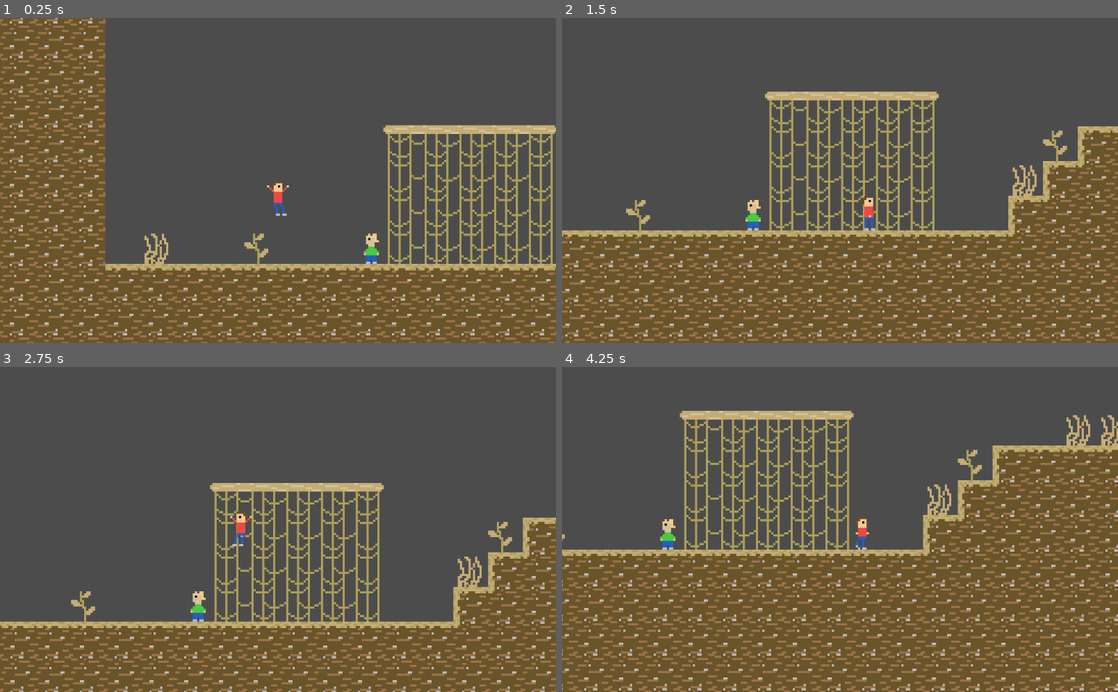
Above: before the commit, frames 1-4 (two rows, left to right).
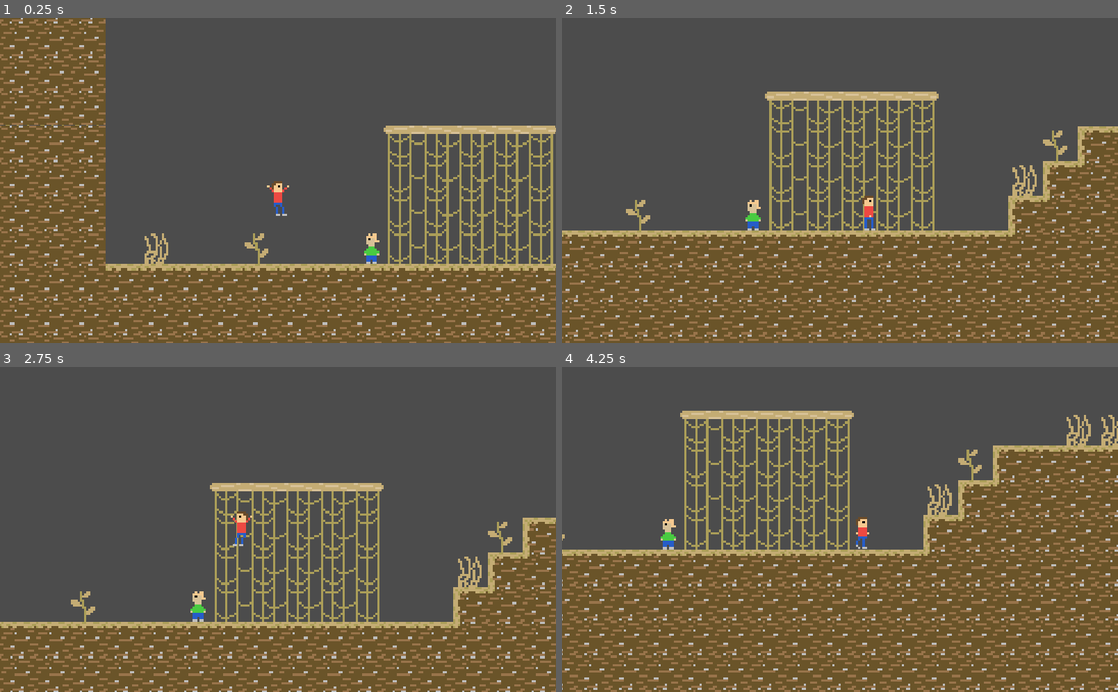
Above: after the commit, the same moments.

Repository: DucksAreMammals/WaterCollector
Game: Godot game, scene res://Scenes/Level.tscn
Two runs of this game, one before a commit and one after it. Both use one fixed random seed, a clock stepped at 60 frames per second and the inputs below.
Inputs:
- Up to frame 1 (0.25 s): no input
- Up to frame 2 (1.5 s): hold X (run) 0.53-1.28 s; hold Right (right) from 0.53 s (still down); tap C (jump) at 0.77, 0.8, 1.07, 1.35 s
- Up to frame 3 (2.75 s): tap C (jump) at 1.52, 1.82, 2.3 s; tap X (run) at 1.55 s; release Right (right) at 2.03 s; hold Left (left) from 2.03 s (still down); hold X (run) from 2.03 s (still down)
- Up to frame 4 (4.25 s): release Left (left) at 2.78 s; release X (run) at 2.78 s; hold Right (right) from 2.78 s (still down); tap X (run) at 2.85 s; tap C (jump) at 3.02, 3.32 s; hold C (jump) from 3.53 s (still down)

The runs differ from the first frame. In frame 1, 2.4% of the frame differs, in the area x 0-100%, y 0-100%; in frame 2, 2.1%; in frame 3, 1.8%; in frame 4, 5.4%, in the area x 0-100%, y 13-100%.

Commit message:
Added NPC text box animation

Diff:
--- /dev/null
+++ b/Animation/textin.tres
@@ -0,0 +1,53 @@
+[gd_resource type="Animation" format=2]
+
+[resource]
+resource_name = "in"
+length = 0.5
+tracks/0/type = "value"
+tracks/0/path = NodePath(".:rect_position")
+tracks/0/interp = 1
+tracks/0/loop_wrap = true
+tracks/0/imported = false
+tracks/0/enabled = true
+tracks/0/keys = {
+"times": PoolRealArray( 0, 0.5 ),
+"transitions": PoolRealArray( -2, -2 ),
+"update": 0,
+"values": [ Vector2( -180, -150 ), Vector2( 0, 0 ) ]
+}
+tracks/1/type = "value"
+tracks/1/path = NodePath(".:rect_scale")
+tracks/1/interp = 1
+tracks/1/loop_wrap = true
+tracks/1/imported = false
+tracks/1/enabled = true
+tracks/1/keys = {
+"times": PoolRealArray( 0, 0.5 ),
+"transitions": PoolRealArray( -2, -2 ),
+"update": 0,
+"values": [ Vector2( 1, 1 ), Vector2( 0, 0 ) ]
+}
+tracks/2/type = "value"
+tracks/2/path = NodePath(".:rect_rotation")
+tracks/2/interp = 1
+tracks/2/loop_wrap = true
+tracks/2/imported = false
+tracks/2/enabled = true
+tracks/2/keys = {
+"times": PoolRealArray( 0, 0.5 ),
+"transitions": PoolRealArray( -2, -2 ),
+"update": 0,
+"values": [ 0.0, -90.0 ]
+}
+tracks/3/type = "value"
+tracks/3/path = NodePath(".:visible")
+tracks/3/interp = 1
+tracks/3/loop_wrap = true
+tracks/3/imported = false
+tracks/3/enabled = true
+tracks/3/keys = {
+"times": PoolRealArray( 0.5 ),
+"transitions": PoolRealArray( 1 ),
+"update": 1,
+"values": [ false ]
+}
--- /dev/null
+++ b/Animation/textout.tres
@@ -0,0 +1,53 @@
+[gd_resource type="Animation" format=2]
+
+[resource]
+resource_name = "out"
+length = 0.5
+tracks/0/type = "value"
+tracks/0/path = NodePath(".:rect_position")
+tracks/0/interp = 1
+tracks/0/loop_wrap = true
+tracks/0/imported = false
+tracks/0/enabled = true
+tracks/0/keys = {
+"times": PoolRealArray( 0, 0.5 ),
+"transitions": PoolRealArray( -2, -2 ),
+"update": 0,
+"values": [ Vector2( 0, 0 ), Vector2( -180, -150 ) ]
+}
+tracks/1/type = "value"
+tracks/1/path = NodePath(".:rect_rotation")
+tracks/1/interp = 1
+tracks/1/loop_wrap = true
+tracks/1/imported = false
+tracks/1/enabled = true
+tracks/1/keys = {
+"times": PoolRealArray( 0, 0.5 ),
+"transitions": PoolRealArray( -2, -2 ),
+"update": 0,
+"values": [ -90.0, 0.0 ]
+}
+tracks/2/type = "value"
+tracks/2/path = NodePath(".:rect_scale")
+tracks/2/interp = 1
+tracks/2/loop_wrap = true
+tracks/2/imported = false
+tracks/2/enabled = true
+tracks/2/keys = {
+"times": PoolRealArray( 0, 0.5 ),
+"transitions": PoolRealArray( -2, -2 ),
+"update": 0,
+"values": [ Vector2( 0, 0 ), Vector2( 1, 1 ) ]
+}
+tracks/3/type = "value"
+tracks/3/path = NodePath(".:visible")
+tracks/3/interp = 1
+tracks/3/loop_wrap = true
+tracks/3/imported = false
+tracks/3/enabled = true
+tracks/3/keys = {
+"times": PoolRealArray( 0 ),
+"transitions": PoolRealArray( 1 ),
+"update": 1,
+"values": [ true ]
+}
--- a/Scenes/Level.tscn
+++ b/Scenes/Level.tscn
@@ -9,6 +9,7 @@
 extents = Vector2( 4.94978, 57.3535 )
 
 [node name="Node2D" type="Node2D"]
+position = Vector2( 1, 0 )
 
 [node name="TileMap" type="TileMap" parent="."]
 scale = Vector2( 4, 4 )
--- a/Scenes/NPC.tscn
+++ b/Scenes/NPC.tscn
@@ -1,7 +1,9 @@
-[gd_scene load_steps=4 format=2]
+[gd_scene load_steps=6 format=2]
 
 [ext_resource path="res://Sprites/NPC.png" type="Texture" id=1]
 [ext_resource path="res://Scripts/NPC.gd" type="Script" id=2]
+[ext_resource path="res://Animation/textout.tres" type="Animation" id=3]
+[ext_resource path="res://Animation/textin.tres" type="Animation" id=4]
 
 [sub_resource type="RectangleShape2D" id=1]
 extents = Vector2( 48, 28 )
@@ -22,10 +24,12 @@
 [node name="TextBox" type="ColorRect" parent="."]
 visible = false
 self_modulate = Color( 0, 0, 0, 1 )
-margin_left = -176.0
-margin_top = -136.0
-margin_right = 40.0
-margin_bottom = -32.0
+margin_left = -165.6
+margin_top = -138.0
+margin_right = 50.4
+margin_bottom = -34.0
+rect_rotation = -7.2
+rect_scale = Vector2( 0.92, 0.92 )
 __meta__ = {
 "_edit_use_anchors_": false
 }
@@ -41,5 +45,10 @@
 "_edit_use_anchors_": false
 }
 
+[node name="AnimationPlayer" type="AnimationPlayer" parent="."]
+root_node = NodePath("../TextBox")
+anims/in = ExtResource( 4 )
+anims/out = ExtResource( 3 )
+
 [connection signal="body_entered" from="Area2D" to="." method="_on_Area2D_body_entered"]
 [connection signal="body_exited" from="Area2D" to="." method="_on_Area2D_body_exited"]
--- a/Scripts/NPC.gd
+++ b/Scripts/NPC.gd
@@ -3,11 +3,8 @@
 
 func _on_Area2D_body_entered(body):
 	if (body.is_in_group("player")):
-		$TextBox.visible = true
-
-
-
+		$AnimationPlayer.play("out")
 
 func _on_Area2D_body_exited(body):
 	if (body.is_in_group("player")):
-		$TextBox.visible = false
+		$AnimationPlayer.play("in")
--- a/Sprites/PlayerAnimation.tres
+++ b/Sprites/PlayerAnimation.tres
@@ -48,18 +48,18 @@
 "name": "idle",
 "speed": 12.0
 }, {
-"frames": [ ExtResource( 3 ) ],
+"frames": [ SubResource( 5 ), SubResource( 6 ), SubResource( 7 ), SubResource( 8 ), SubResource( 9 ) ],
 "loop": true,
-"name": "jump",
-"speed": 5.0
+"name": "run",
+"speed": 12.0
 }, {
 "frames": [ ExtResource( 1 ) ],
 "loop": true,
 "name": "fall",
 "speed": 5.0
 }, {
-"frames": [ SubResource( 5 ), SubResource( 6 ), SubResource( 7 ), SubResource( 8 ), SubResource( 9 ) ],
+"frames": [ ExtResource( 3 ) ],
 "loop": true,
-"name": "run",
-"speed": 12.0
+"name": "jump",
+"speed": 5.0
 } ]
--- a/project.godot
+++ b/project.godot
@@ -16,6 +16,8 @@
 
 [display]
 
+window/size/resizable=false
+window/stretch/mode="2d"
 window/stretch/aspect="keep"
 
 [input]
